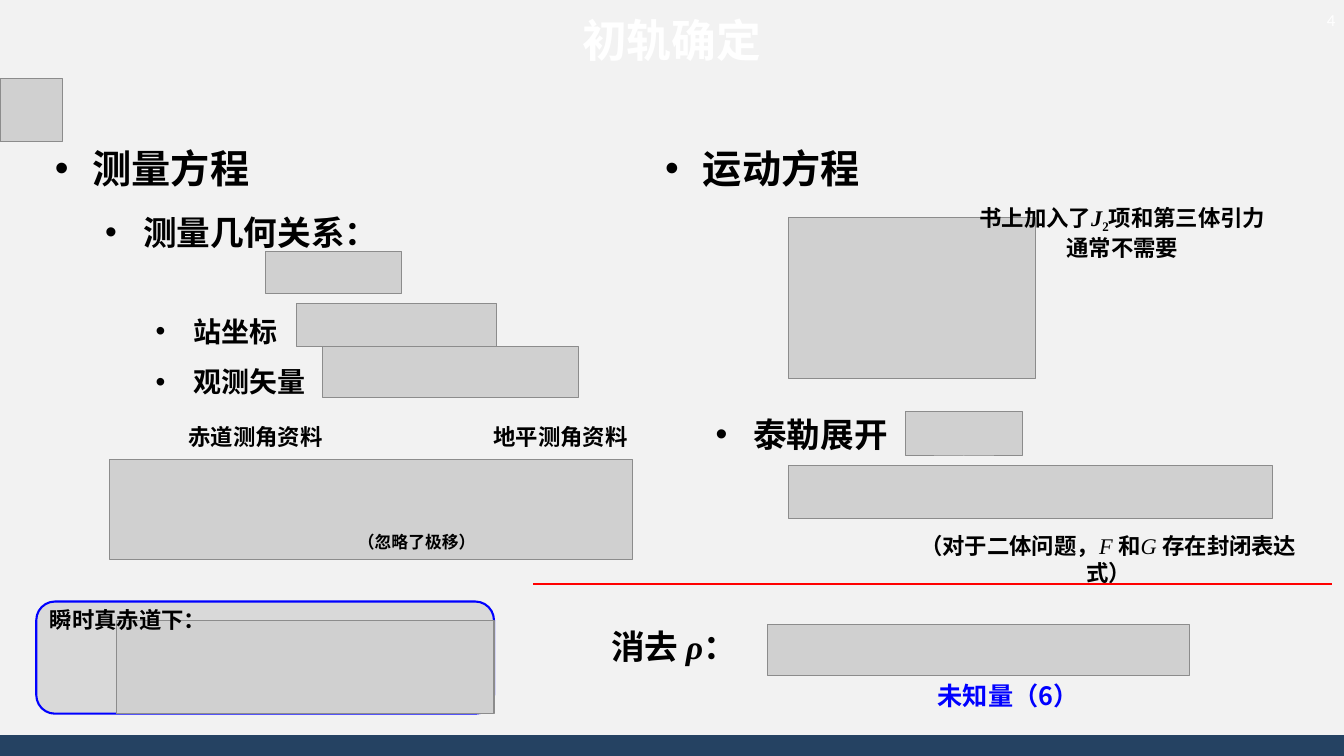
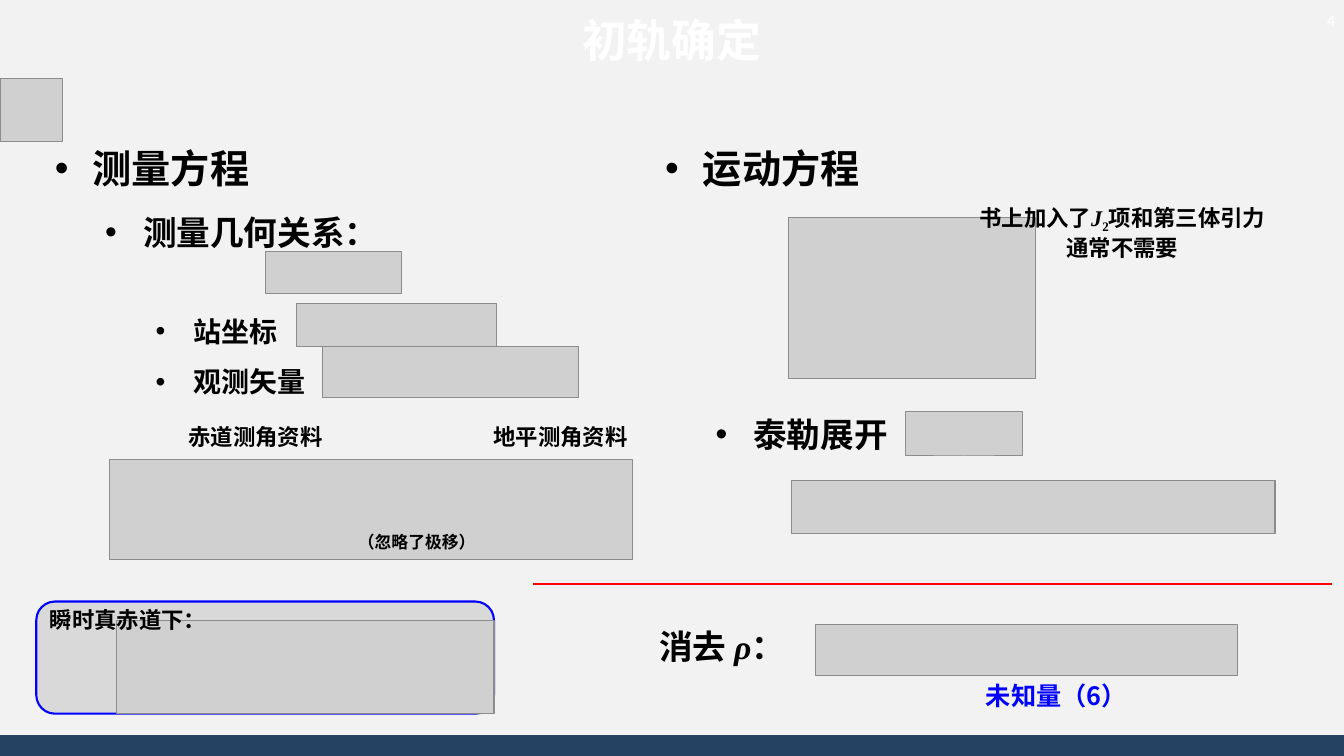
Before and after one commit to AsBackup/DAOSSA, a slide deck: slide 4 of 12 初轨确定和精密定轨原理.pptx. Drawn at 1344x756 pixels with LibreOffice and Linux fonts; fonts in the diff are those of the drawing; grey boxes stand for pictures; background and template pictures are left out. Boxes give left, top, right and bottom in pixels: in the first picture for what was removed or moved away, otherwise in the second. Text is boxed around its words. In the diff, an @@ line names an element or a change of style, - is before the commit and + after.

```diff
--- a/12 初轨确定和精密定轨原理.pptx
+++ b/12 初轨确定和精密定轨原理.pptx
@@ picture: place and size @@
-picture at box(789, 466, 1273, 518)
+picture at box(791, 481, 1275, 533)
@@ text removed at box(920, 535, 1296, 557) @@
-（对于二体问题，F 和G 存在封闭表达式）
@@ 2 texts, 1 picture: place and size @@
-2 texts, 1 picture at box(611, 625, 1190, 708)
+2 texts, 1 picture at box(659, 625, 1237, 708)
```
Also in this commit, not shown: 2 other slides changed, 2 other files.
